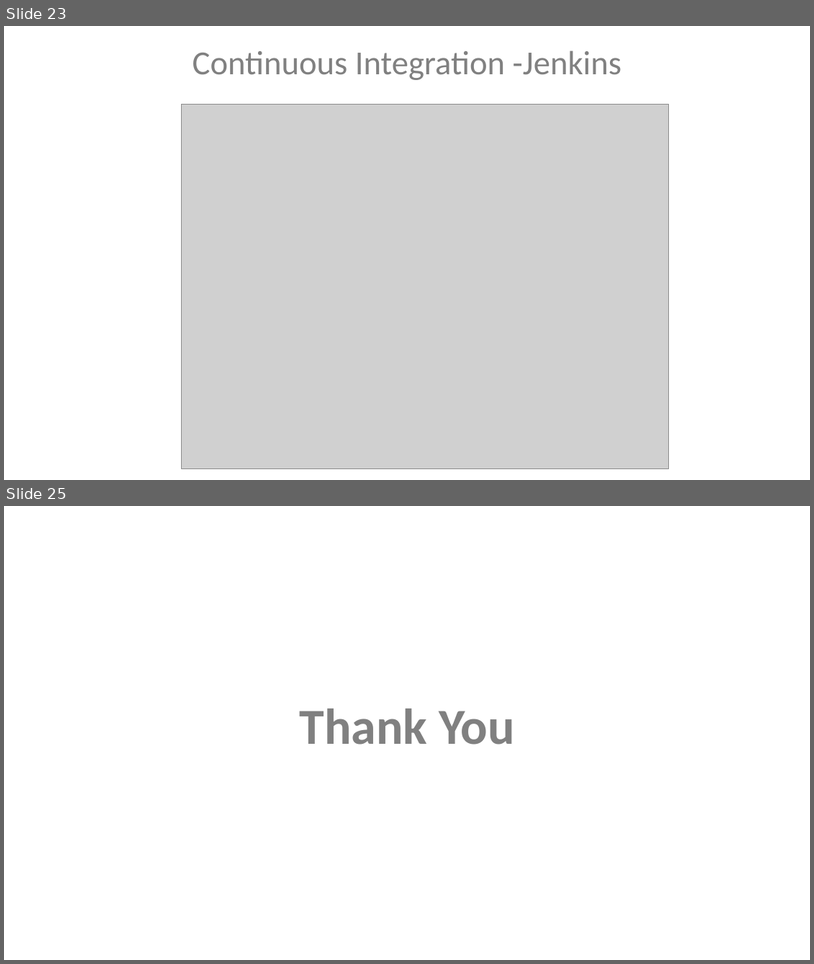
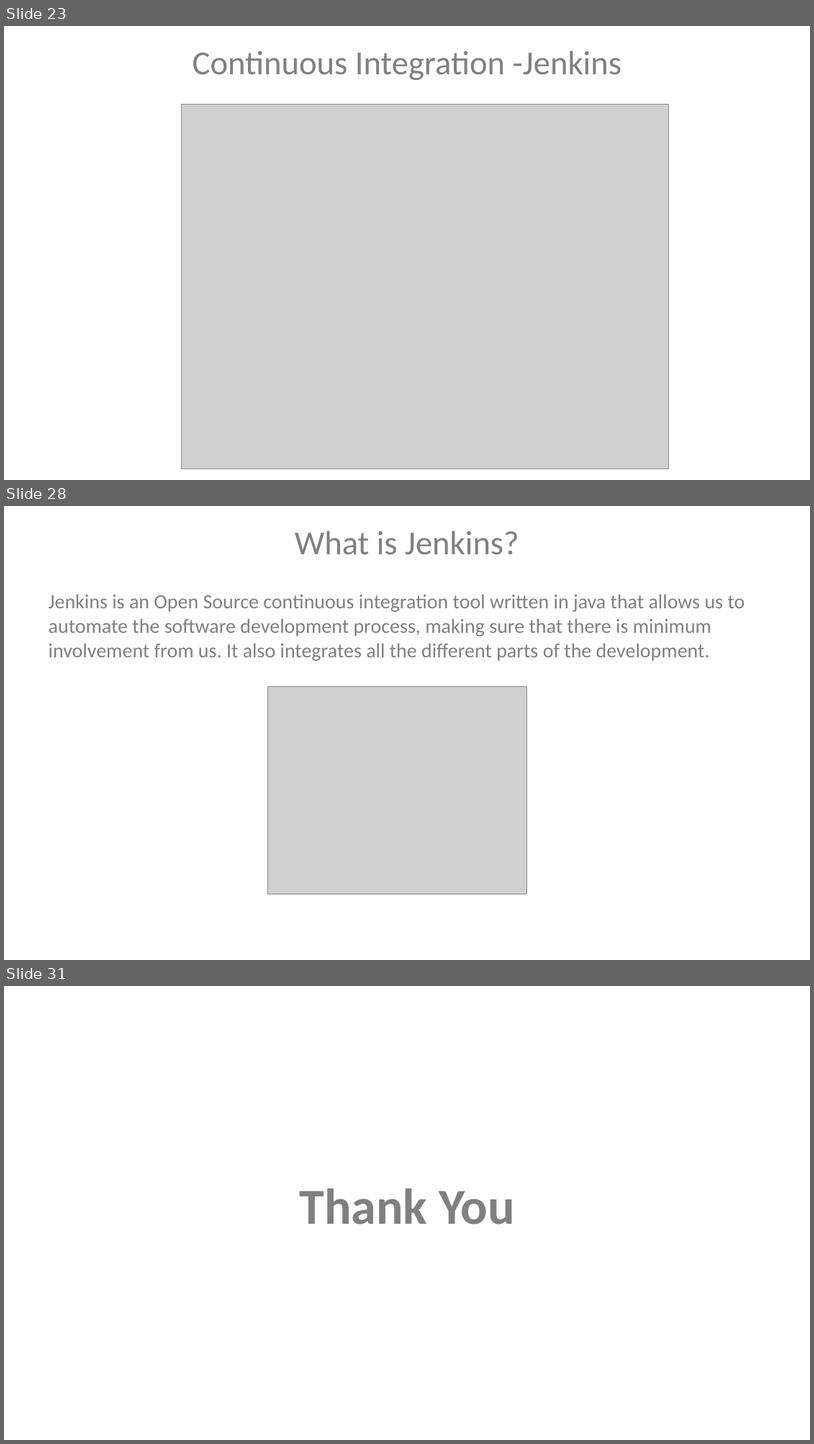
Before and after one commit to VaijinathHarbak/DevOpsDemo, a slide deck: DevOps.pptx. Shown one above the other, each under a label of ours: slides 23 and 25 before the commit, slides 23, 28 and 31 after it; the slides between them are not shown. The pictures are 814x964 and 814x1444 pixels, drawn with LibreOffice and Linux fonts; fonts in the diff are those of the drawing; grey boxes stand for pictures. Boxes give left, top, right and bottom in pixels: in the first picture for what was removed or moved away, otherwise in the second. Text is boxed around its words. In the diff, an @@ line names an element or a change of style, - is before the commit and + after.

```diff
--- a/DevOps.pptx
+++ b/DevOps.pptx
@@ slide 28 added at (4, 506, 810, 960), background #FFFFFF @@
@@ text added at (295, 530, 520, 555), 40 pt, text #808080 @@
+What is Jenkins?
@@ text added at (49, 594, 746, 661), 24 pt, text #808080 @@
+Jenkins is an Open Source continuous integration tool written in java that allows us to automate the software development process, making sure that there is minimum involvement from us. It also integrates all the different parts of the development.
@@ picture added at (268, 686, 527, 894) @@
@@ what was slide 25 is now slide 31 @@
```
Also in this commit, not shown: 1 slide changed, 5 other slides added, 1 other file.
